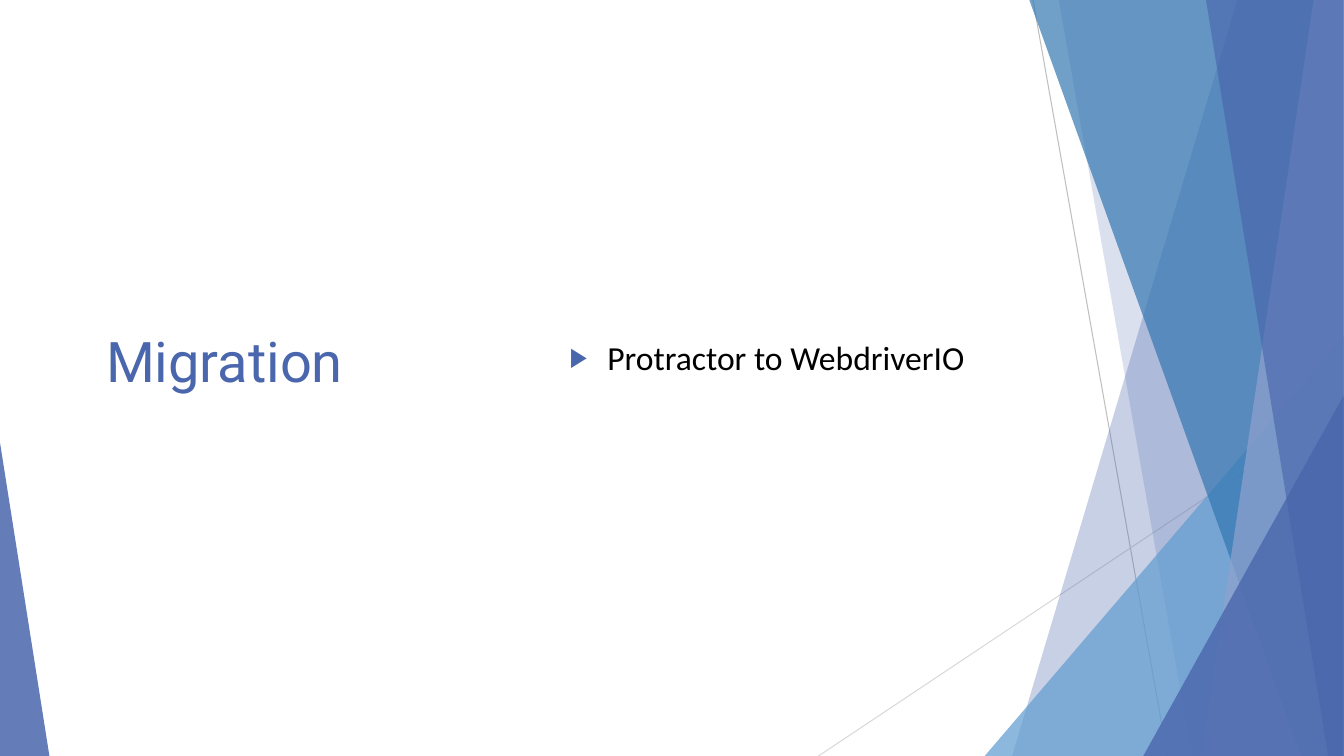
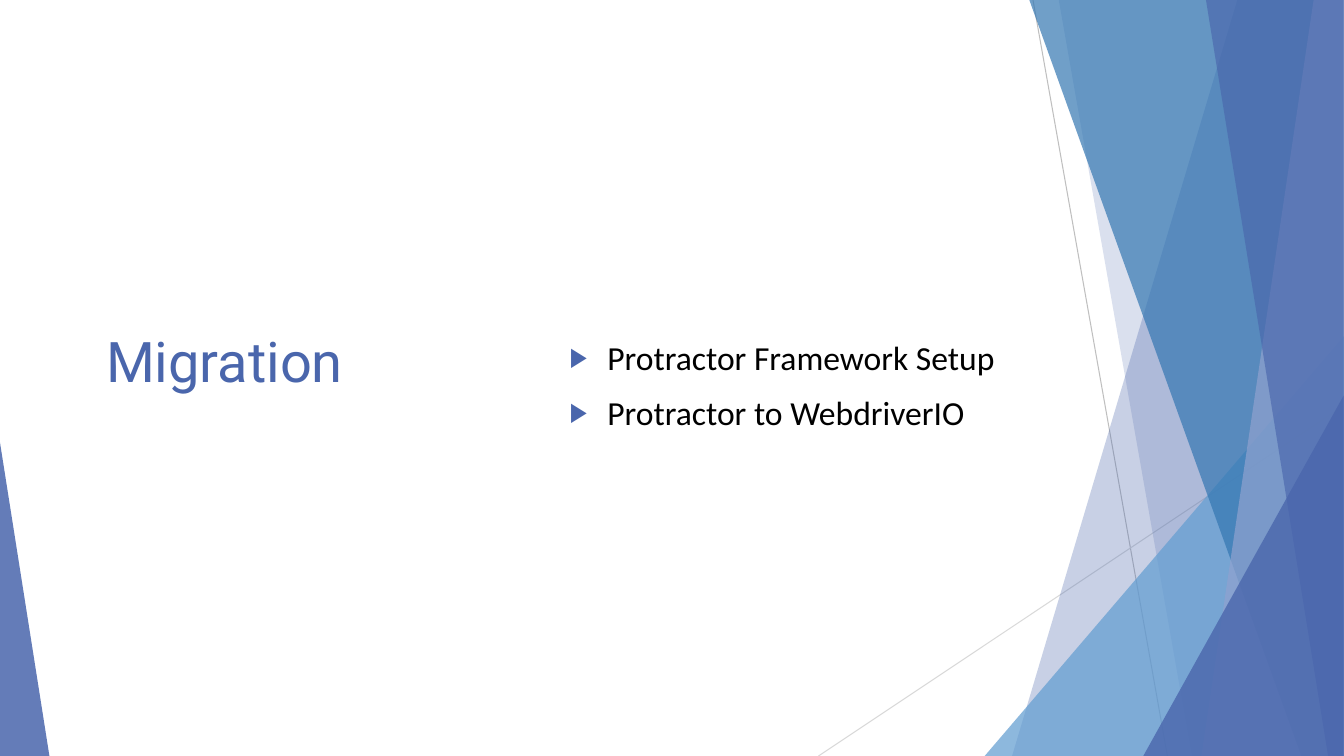
Before and after one commit to reshu-testonics/WebdriverIO, a slide deck: slide 31 of WebdriverIO.pptx (slide 30 before the commit). Drawn at 1344x756 pixels with LibreOffice and Linux fonts; fonts in the diff are those of the drawing. Boxes give left, top, right and bottom in pixels: in the first picture for what was removed or moved away, otherwise in the second. Text is boxed around its words. In the diff, an @@ line names an element or a change of style, - is before the commit and + after.

```diff
--- a/WebdriverIO.pptx
+++ b/WebdriverIO.pptx
@@ text at bbox=[607, 346, 994, 376]: paragraph added @@
+▶ Protractor Framework Setup
```
Also in this commit, not shown: 1 other slide changed, 3 slides added.
